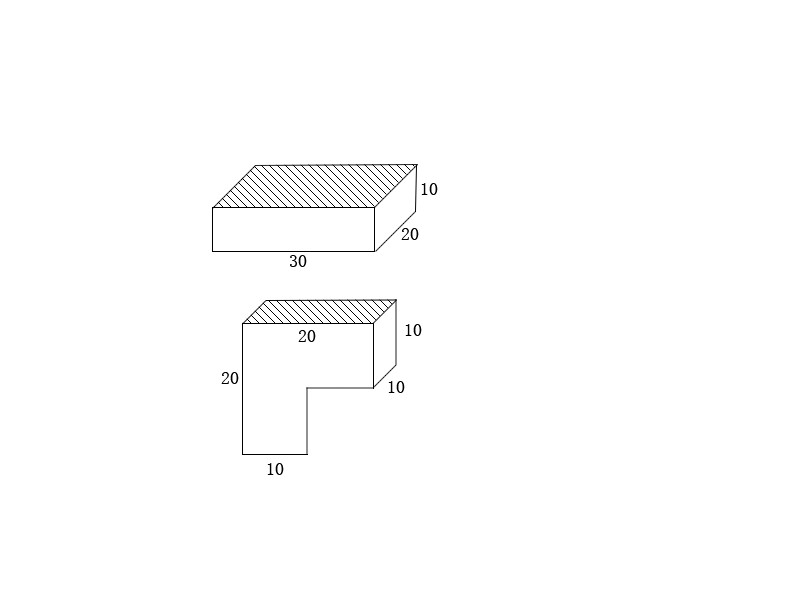
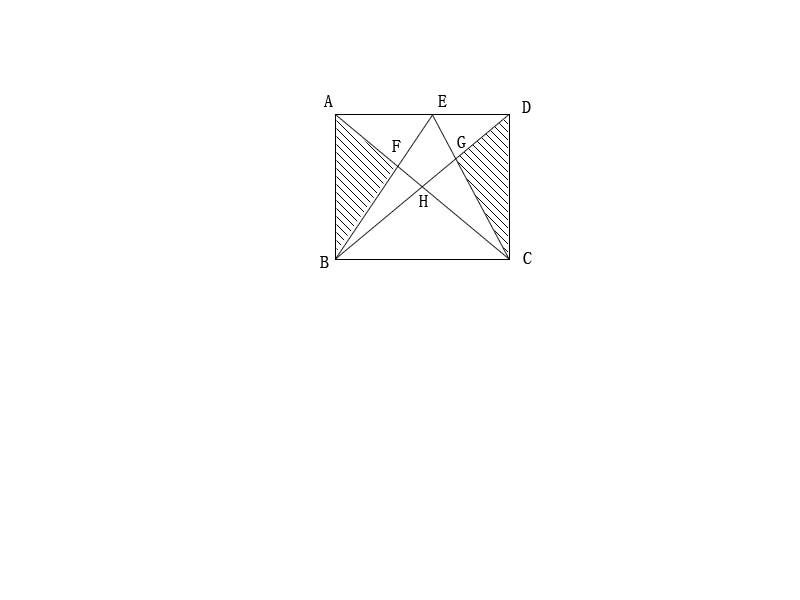
Layered file, before and after one edit (w=800, h=600). Changes by layer:
added group "组 59-20" with 8 layers above "图层 59-20" over (320, 95, 532, 268)
added layer "G" (1st of 3, in "组 59-20") in group "组 59-20" over (457, 136, 466, 148)
added layer "H" (1st of 3, in "组 59-20") in group "组 59-20" over (419, 195, 428, 207)
added layer "F" (1st of 6, in "组 59-20") in group "组 59-20" over (392, 140, 401, 152)
added layer "E" (1st of 8, in "组 59-20") in group "组 59-20" over (438, 95, 447, 107)
added layer "D" (1st of 7, in "组 59-20") in group "组 59-20" over (522, 101, 531, 113)
added layer "C" (1st of 9, in "组 59-20") in group "组 59-20" over (523, 252, 532, 264)
added layer "B" (1st of 9, in "组 59-20") in group "组 59-20" over (320, 256, 329, 268)
added layer "A" (1st of 9, in "组 59-20") in group "组 59-20" over (324, 95, 333, 107)
added layer "图层 59-20" above "组 24-17-2" over (335, 114, 510, 260)
hid group "组 24-17-2" (5 layers) over (221, 324, 422, 475)
hid "图层 24-17-2" over (242, 299, 397, 455)
hid group "组 24-17-1" (3 layers) over (290, 183, 438, 267)
hid "图层 24-17-1" over (212, 164, 418, 252)
